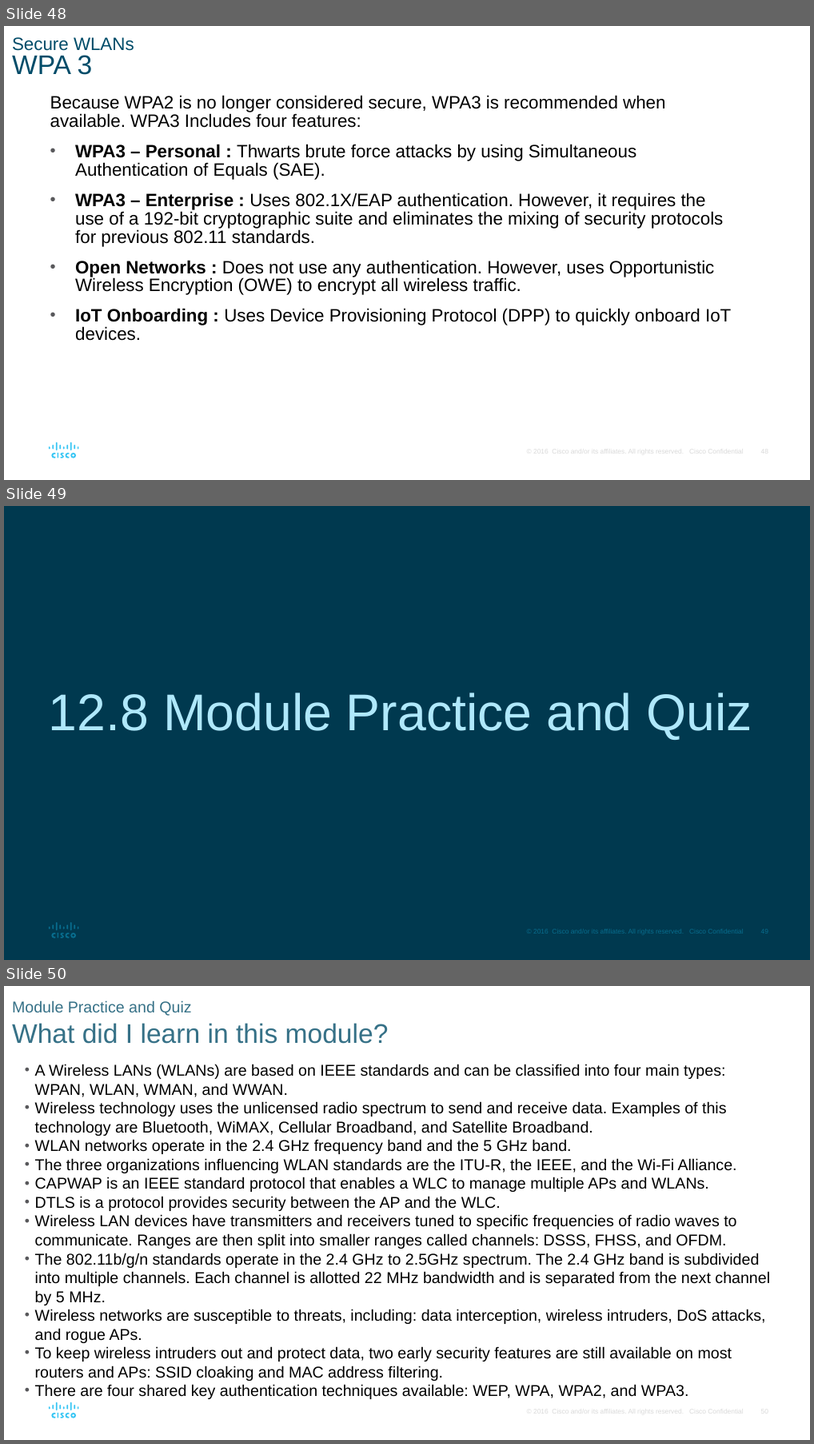
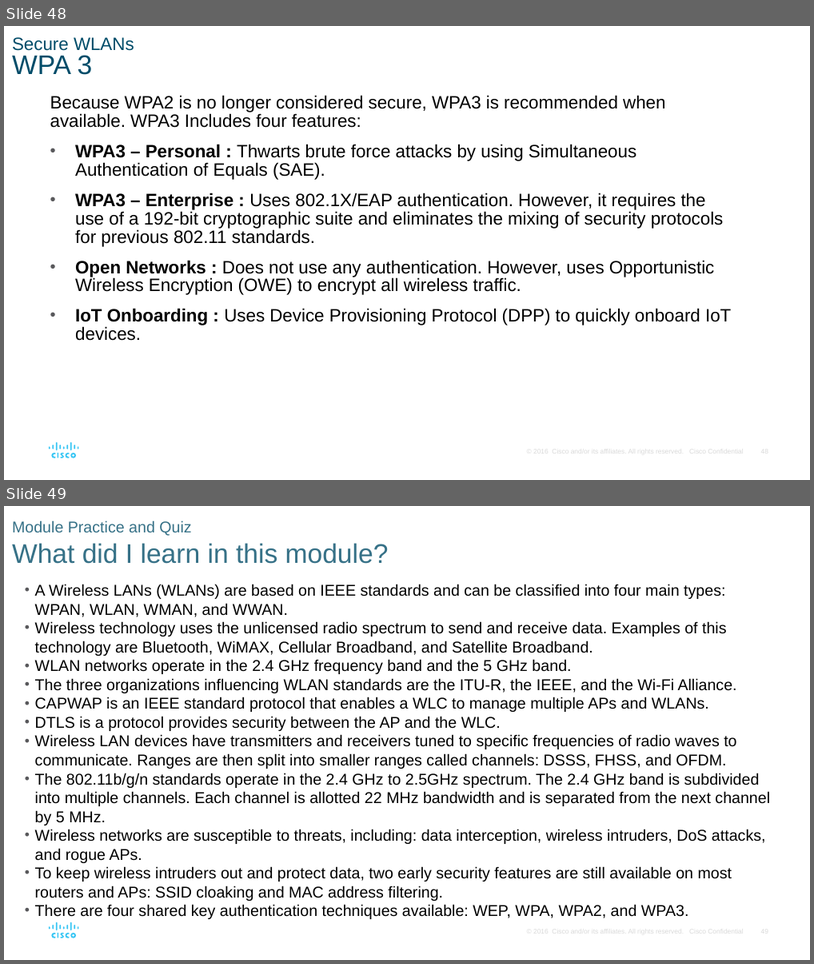
Before and after one commit to ECUbakers/PKH-2154, a slide deck: module5/SRWE_Module_12_talking points.pptx. Shown one above the other, each under a label of ours: slides 48, 49 and 50 before the commit, slides 48 and 49 after it. The pictures are 814x1444 and 814x964 pixels, drawn with LibreOffice and Linux fonts; fonts in the diff are those of the drawing. Boxes give left, top, right and bottom in pixels: in the first picture for what was removed or moved away, otherwise in the second. Text is boxed around its words. In the diff, an @@ line names an element or a change of style, - is before the commit and + after.

```diff
--- a/module5/SRWE_Module_12_talking points.pptx
+++ b/module5/SRWE_Module_12_talking points.pptx
@@ slide 49 removed at [4, 506, 810, 960], background #FFFFFF @@
@@ rectangle removed at [4, 506, 810, 959] @@
@@ title removed at [49, 692, 752, 740] @@
-12.8 Module Practice and Quiz
@@ group removed at [49, 922, 79, 938]: 13 freeform shapes, 1 rectangle @@
@@ what was slide 50 is now slide 49 @@
```
Also in this commit, not shown: 8 slides changed.
